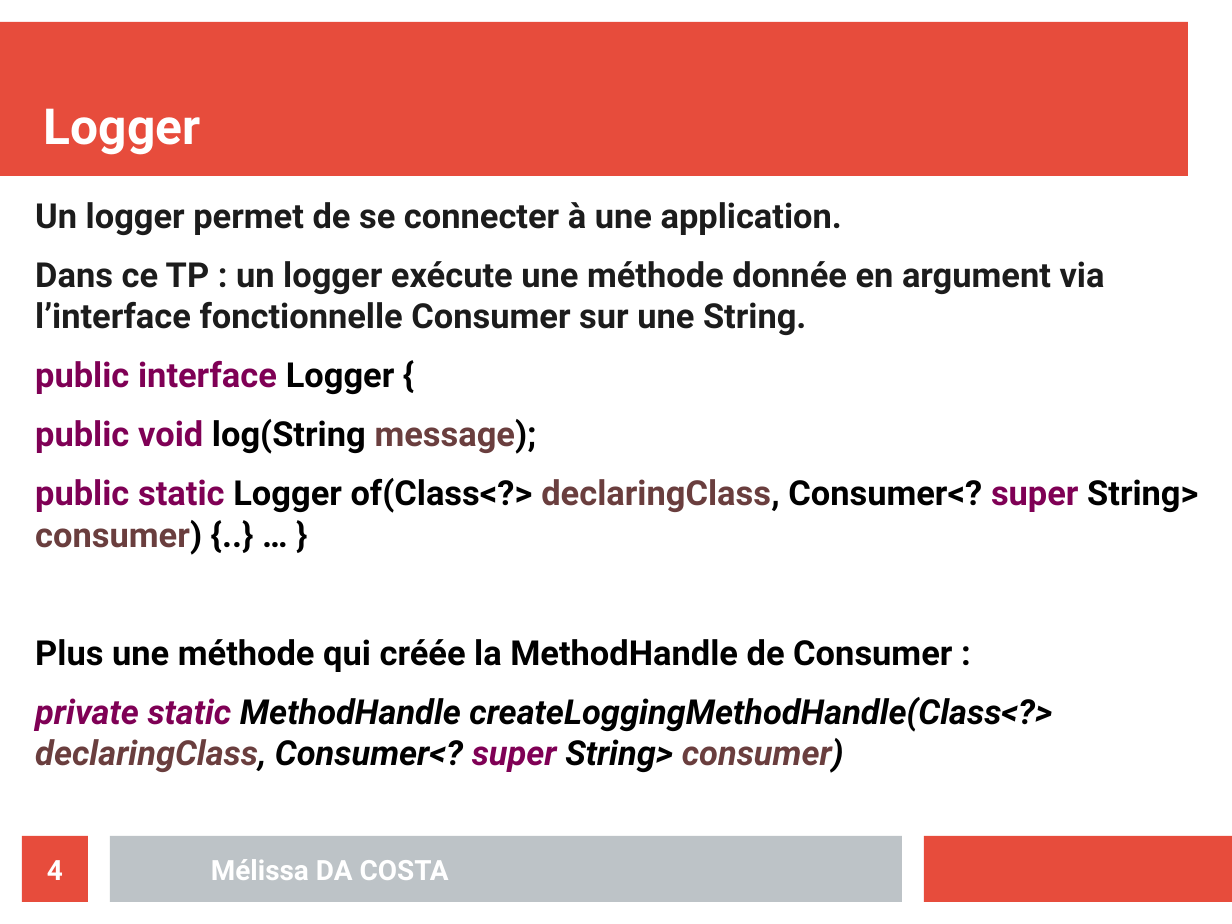
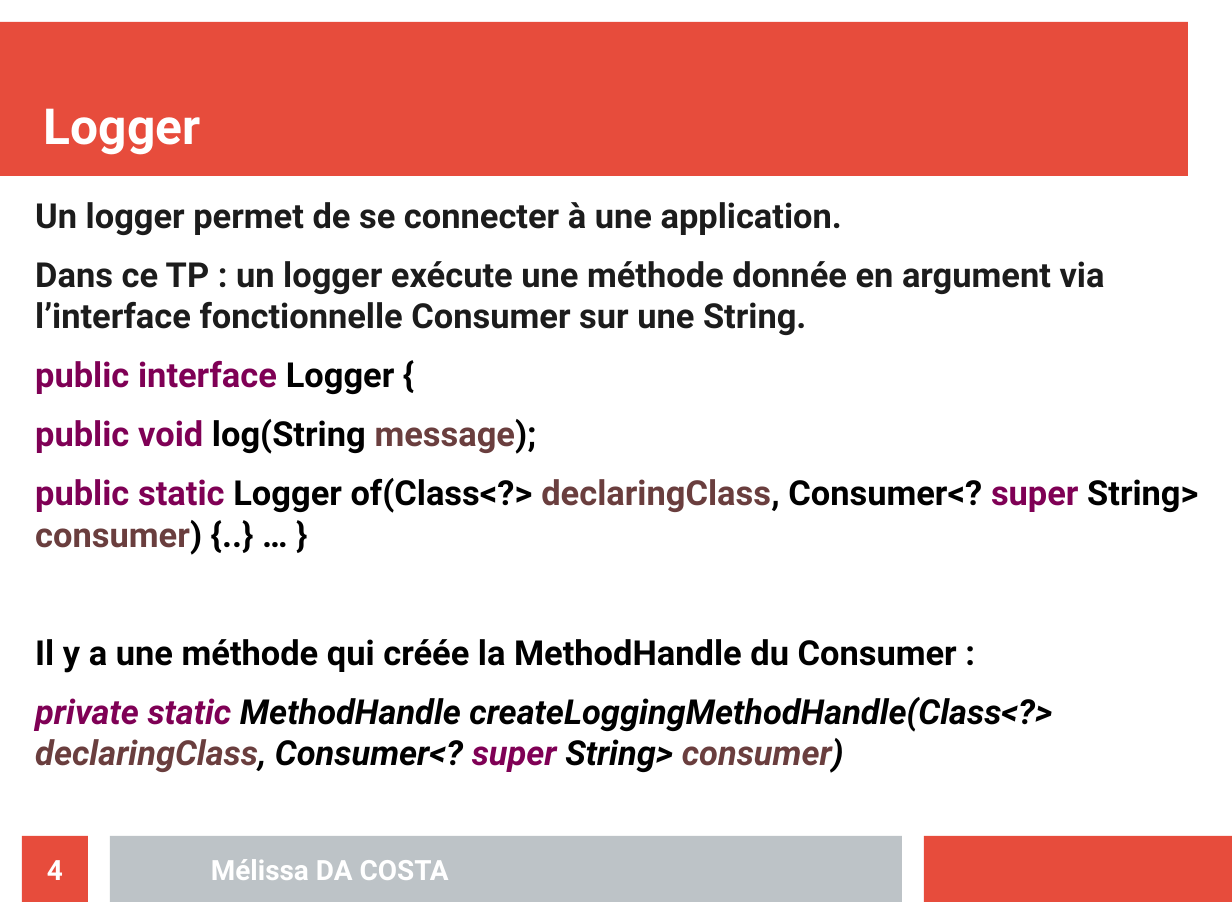
Before and after one commit to MelissaDaCosta/java-inside, a slide deck: slide 4 of lab4/Mélissa_DA_COSTA_slides_TP04.odp. Drawn at 1232x924 pixels with LibreOffice and Linux fonts; fonts in the diff are those of the drawing. Boxes give left, top, right and bottom in pixels: in the first picture for what was removed or moved away, otherwise in the second. Text is boxed around its words. In the diff, an @@ line names an element or a change of style, - is before the commit and + after.

```diff
--- a/lab4/Mélissa_DA_COSTA_slides_TP04.odp
+++ b/lab4/Mélissa_DA_COSTA_slides_TP04.odp
@@ text at (35, 639, 957, 673): text changed @@
-Plus une méthode qui créée la MethodHandle de Consumer :
+Il y a une méthode qui créée la MethodHandle du Consumer :
```
Also in this commit, not shown: 1 other slide changed, 1 slide added, 4 other files.
